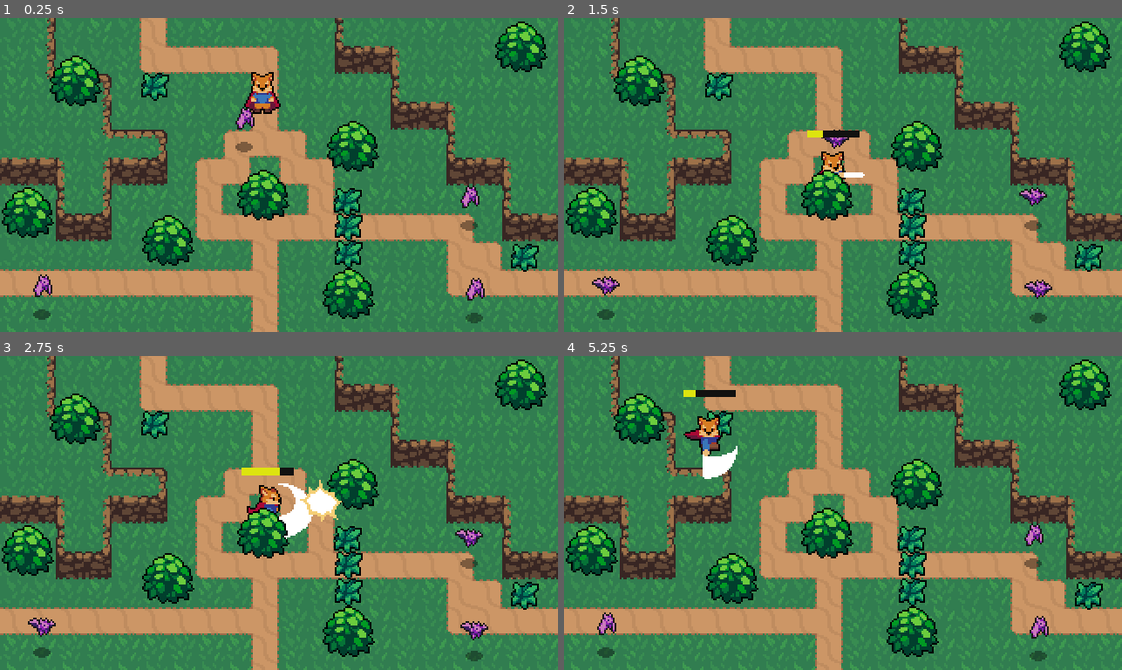
Above: before the commit, frames 1-4 (two rows, left to right).
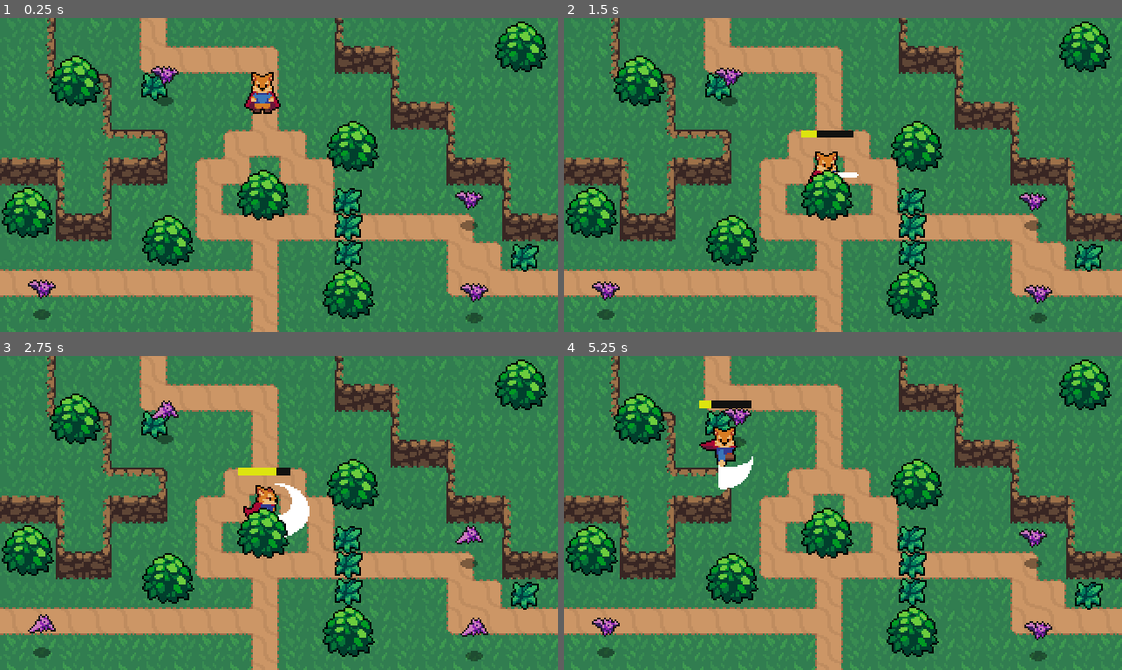
Above: after the commit, the same moments.

Repository: j-rodriguez99/Godot_ActionRPG
Game: Godot game, scene res://World.tscn
Same seed, same stepped clock (60 frames per second), same inputs: the game is played once before the commit and once after it.
Inputs:
- Up to frame 1 (0.25 s): no input
- Up to frame 2 (1.5 s): tap Enter (ui_accept) at 0.5, 0.77 s; hold D (Right) 0.53-1.28 s; hold F (Attack) 0.53-1.28 s; hold S (Down) from 1.28 s (still down); tap F (Attack) at 1.35 s
- Up to frame 3 (2.75 s): tap Enter (ui_accept) at 1.52 s; release S (Down) at 2.03 s; hold D (Right) from 2.03 s (still down); hold F (Attack) from 2.03 s (still down)
- Up to frame 4 (5.25 s): release D (Right) at 2.78 s; release F (Attack) at 2.78 s; hold W (Up) 2.78-3.53 s; tap F (Attack) at 2.85, 4.35 s; tap Enter (ui_accept) at 3.02, 3.77, 4.52 s; hold F (Attack) 3.53-4.28 s; hold A (Left) 3.53-5.03 s; hold S (Down) from 5.03 s (still down); hold F (Attack) from 5.03 s (still down)

The runs differ from the first frame. In frame 1, 1.1% of the frame differs, in the area x 5-88%, y 15-91%; in frame 2, 1.4%; in frame 3, 1.8%; in frame 4, 2.6%, in the area x 5-88%, y 10-91%.

Commit message:
tiny game feel tweaks

Diff:
--- a/Bat.gd
+++ b/Bat.gd
@@ -8,7 +8,7 @@
 var velocity = Vector2.ZERO
 var  state = IDLE
 
-const MAX_SPEED = 110
+const MAX_SPEED = 100
 var player_direction
 
 enum {
@@ -29,7 +29,7 @@
 			pass
 		CHASE:
 			player_direction = global_position.direction_to(player.global_position)
-			velocity = velocity.move_toward(MAX_SPEED * player_direction, delta * 100)
+			velocity = velocity.move_toward(MAX_SPEED * player_direction, delta * 130)
 
 	velocity = move_and_slide(velocity)
 
--- a/Enemies/Bat.tscn
+++ b/Enemies/Bat.tscn
@@ -51,7 +51,7 @@
 [node name="AnimatedSprite" type="AnimatedSprite" parent="."]
 frames = SubResource( 6 )
 animation = "Fly"
-frame = 4
+frame = 1
 playing = true
 offset = Vector2( 0, -12 )
 
--- a/World.tscn
+++ b/World.tscn
@@ -593,4 +593,4 @@
 position = Vector2( 24, 170 )
 
 [node name="Bat4" parent="YSort" instance=ExtResource( 7 )]
-position = Vector2( 138.527, 76.4788 )
+position = Vector2( 94.4766, 47.5087 )
